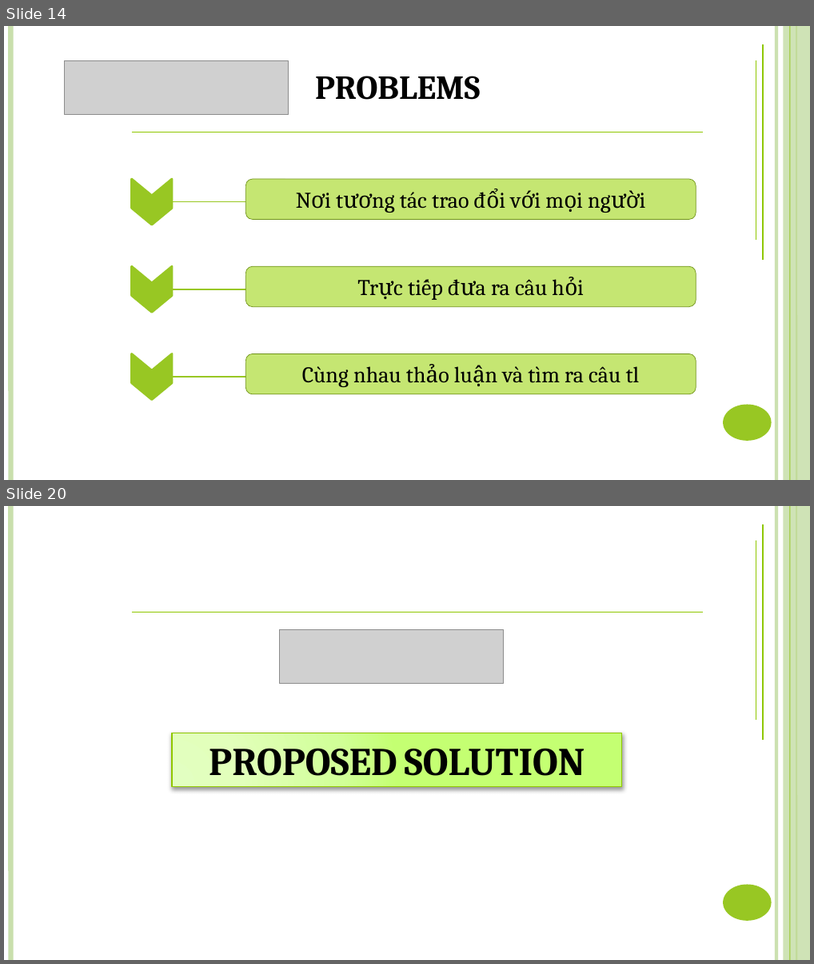
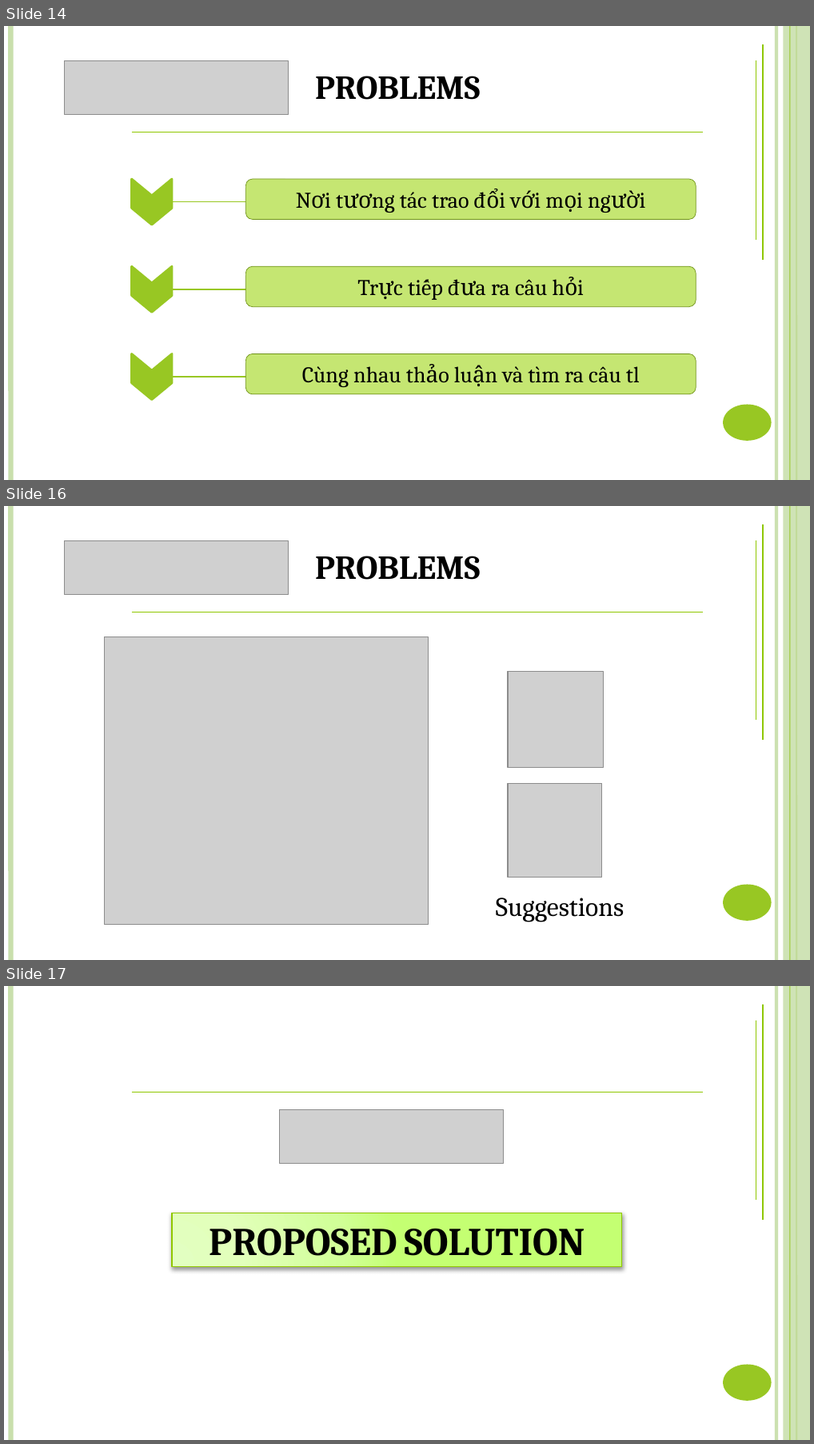
Before and after one commit to DanhLT2/Slide-Unistar, a slide deck: Slide-UniStar/UniStar.pptx. Shown one above the other, each under a label of ours: slides 14 and 20 before the commit, slides 14, 16 and 17 after it; the slides between them are not shown. The pictures are 814x964 and 814x1444 pixels, drawn with LibreOffice and Linux fonts; fonts in the diff are those of the drawing; grey boxes stand for pictures. Boxes give left, top, right and bottom in pixels: in the first picture for what was removed or moved away, otherwise in the second. Text is boxed around its words. In the diff, an @@ line names an element or a change of style, - is before the commit and + after.

```diff
--- a/Slide-UniStar/UniStar.pptx
+++ b/Slide-UniStar/UniStar.pptx
@@ slide 16 added at <box>4,506,810,960</box>, background #FFFFFF; not listed: 6 template elements that a slide beside it also shows @@
@@ line added from (764, 740) to (764, 524), #8FC800 1 pt @@
@@ picture added at <box>65,540,289,595</box> @@
@@ line added from (756, 720) to (756, 540), #8FC800 1 pt @@
@@ text added at <box>315,556,480,580</box>, 30 pt, text #000000, bold, small capitals @@
+PROBLEMS
@@ line added from (131, 612) to (703, 612), #8FC800 1 pt @@
@@ picture added at <box>105,637,429,924</box> @@
@@ picture added at <box>508,672,604,768</box> @@
@@ picture added at <box>508,783,602,877</box> @@
@@ text added at <box>496,897,624,922</box>, 24 pt, text #000000 @@
+Suggestions
@@ what was slide 20 is now slide 17 @@
```
Also in this commit, not shown: 1 slide changed, 4 slides removed, 2 other files.
